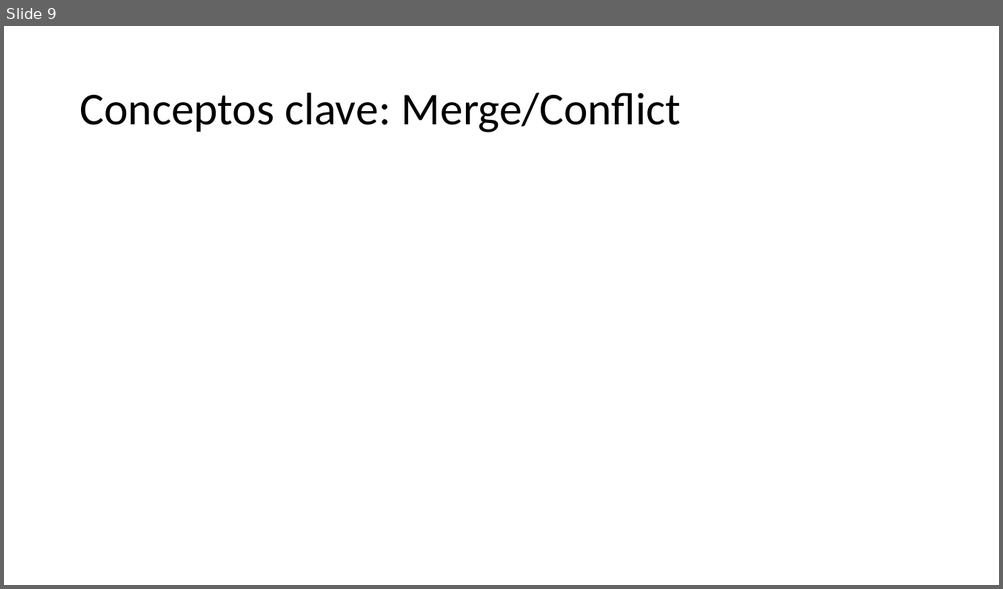
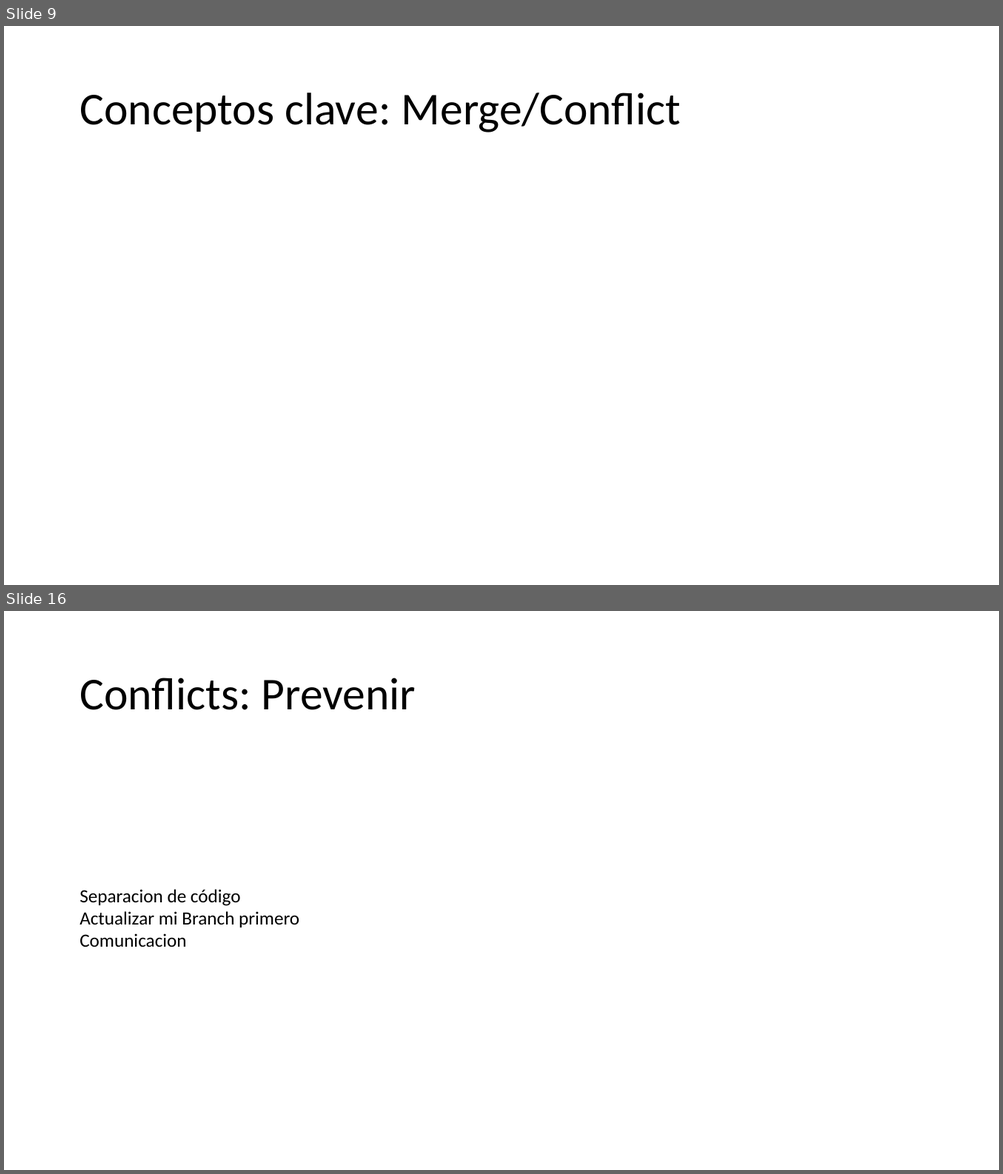
Before and after one commit to Shisah/GitGud2, a slide deck: Presentation/Git Gud 2.pptx. Shown one above the other, each under a label of ours: slide 9 before the commit, slides 9 and 16 after it; the slides between them are not shown. The pictures are 1003x589 and 1003x1174 pixels, drawn with LibreOffice and Linux fonts; fonts in the diff are those of the drawing. Boxes give left, top, right and bottom in pixels: in the first picture for what was removed or moved away, otherwise in the second. Text is boxed around its words. In the diff, an @@ line names an element or a change of style, - is before the commit and + after.

```diff
--- a/Presentation/Git Gud 2.pptx
+++ b/Presentation/Git Gud 2.pptx
@@ slide 16 added at [4, 611, 999, 1170], background #FFFFFF @@
@@ title added at [79, 678, 416, 710], 44 pt, text #000000 @@
+Conflicts: Prevenir
@@ text added at [79, 889, 299, 948], 18 pt, text #000000 @@
+Separacion de código
+Actualizar mi Branch primero
+Comunicacion
```
Also in this commit, not shown: 1 slide changed, 8 other slides added.
